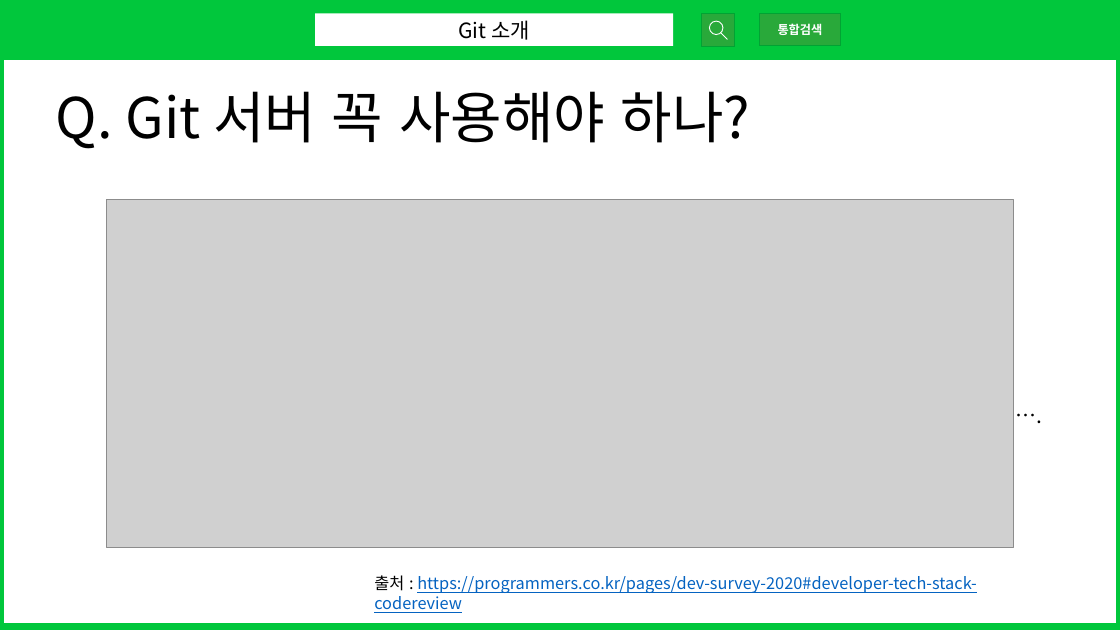
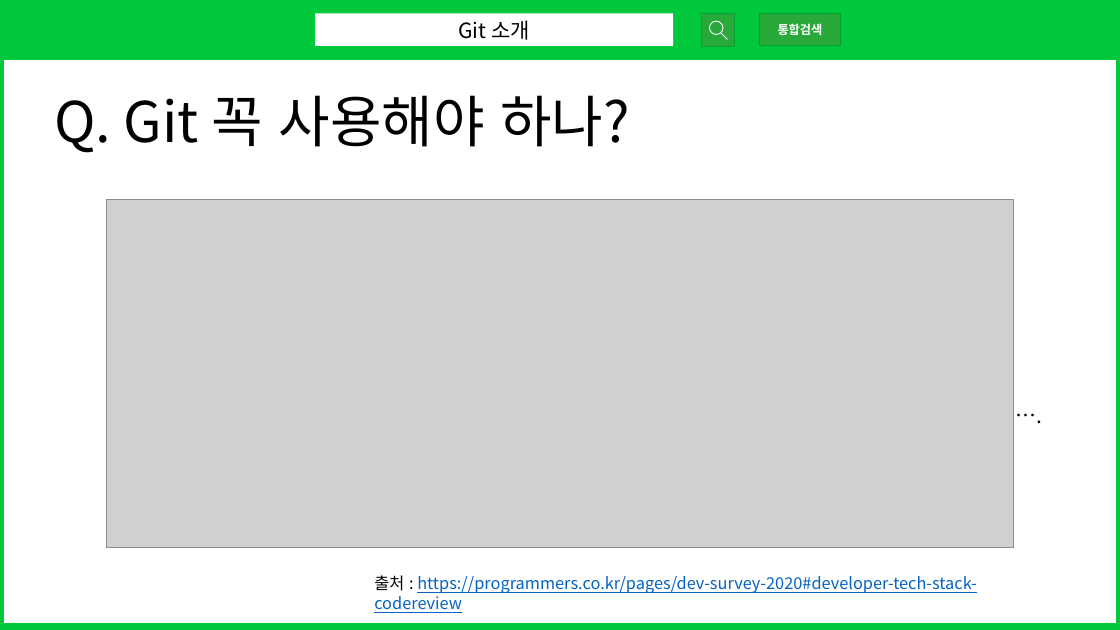
Before and after one commit to yukyung841/git_github_training, a slide deck: slide 5 of docs/git-seminar-pt.pptx (slide 6 before the commit). Drawn at 1120x630 pixels with LibreOffice and Linux fonts; fonts in the diff are those of the drawing; grey boxes stand for pictures. Boxes give left, top, right and bottom in pixels: in the first picture for what was removed or moved away, otherwise in the second. Text is boxed around its words. In the diff, an @@ line names an element or a change of style, - is before the commit and + after.

```diff
--- a/docs/git-seminar-pt.pptx
+++ b/docs/git-seminar-pt.pptx
@@ text at <box>54,95,630,153</box>: text changed @@
-Q. Git 서버 꼭 사용해야 하나?
+Q. Git 꼭 사용해야 하나?
```
Also in this commit, not shown: 6 other slides changed, 3 slides added, 13 other files.
